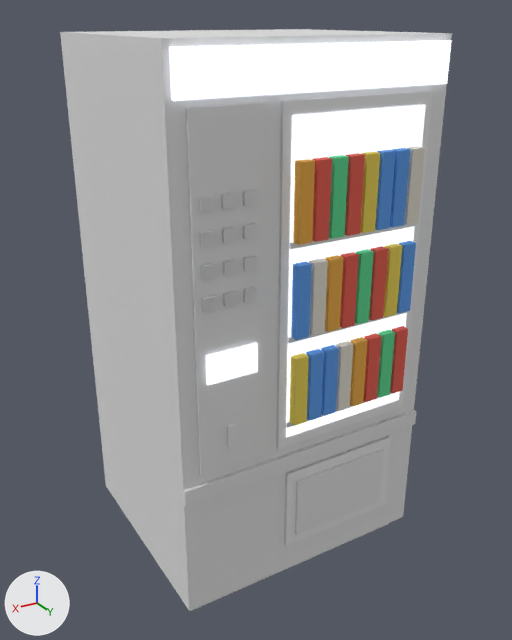
Two versions of the glTF model public/assets/models/shared/props/vend_red.glb, one commit apart.
One viewpoint serves both versions: a 50 mm camera at (1.28, 2.19, 2.0) aimed at (0.0, 0.05, 0.93). The lights are fixed; the arrows at lower left show +X, +Y and +Z. The older version comes first. Vertices at exactly the same position are counted once.

In view in the first picture: 'vend_red'.
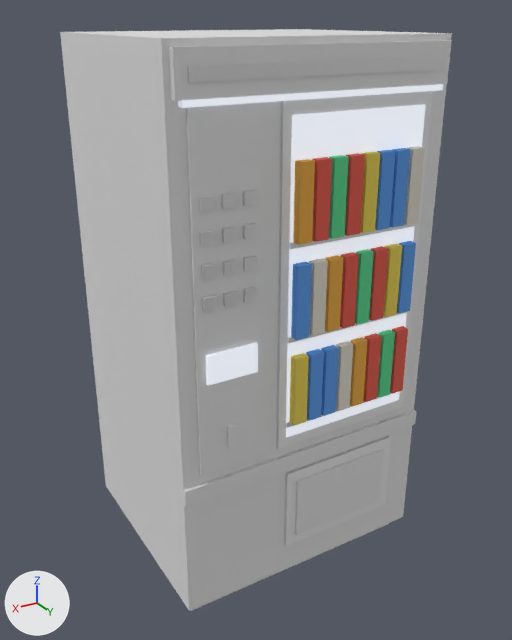
The change, as a list of edits to the scene's bpy script:
```text
Change mat_lamp_vend:
    where n0 = _N.new('ShaderNodeBsdfPrincipled'); n0.name = 'Principled BSDF'
    n0.inputs[27].default_value: (0.85, 0.9, 1.0, 1.0) -> (0.42, 0.45, 0.52, 1.0)  # 'Emission Color', white #edf3ff -> 'Emission Color', light grey #adb3bf
Change me_vend_red:
    used by ob_vend_red; location = (0.0, 0.0, 0.0)
    remove me_vend_red.from_pydata(...)  # 400 vertices, 600 faces; spans x -0.5..0.5, y -0.43..0.47, z 0.0..1.95
    add me_vend_red.from_pydata(...)  # 416 vertices, 624 faces; spans x -0.5..0.5, y -0.43..0.47, z 0.0..1.95
    me_vend_red part 1: a new loose piece, a box spanning x -0.46..0.46, y 0.425..0.449, z 1.782..1.8, in mat_lamp_vend
    me_vend_red part 2: a new loose piece, a box spanning x -0.44..0.44, y 0.435..0.453, z 1.845..1.885, in mat_aluminium
    me_vend_red part 3: 12 faces spanning x -0.48..0.48, y 0.43..0.45, z 1.8..1.93 switch from mat_lamp_vend to mat_steel_blue
```

Pixel boxes (x1, y1, x2, y2) of what changed, in the pictures (512 x 640 px):
'vend_red', recoloured, reshaped (darker): (60, 29, 452, 611) in both
part 1 of me_vend_red, added: after (178, 84, 443, 108)
part 2 of me_vend_red, added: after (188, 56, 442, 82)
part 3 of me_vend_red, recoloured (white to grey): (169, 40, 452, 101) in both
